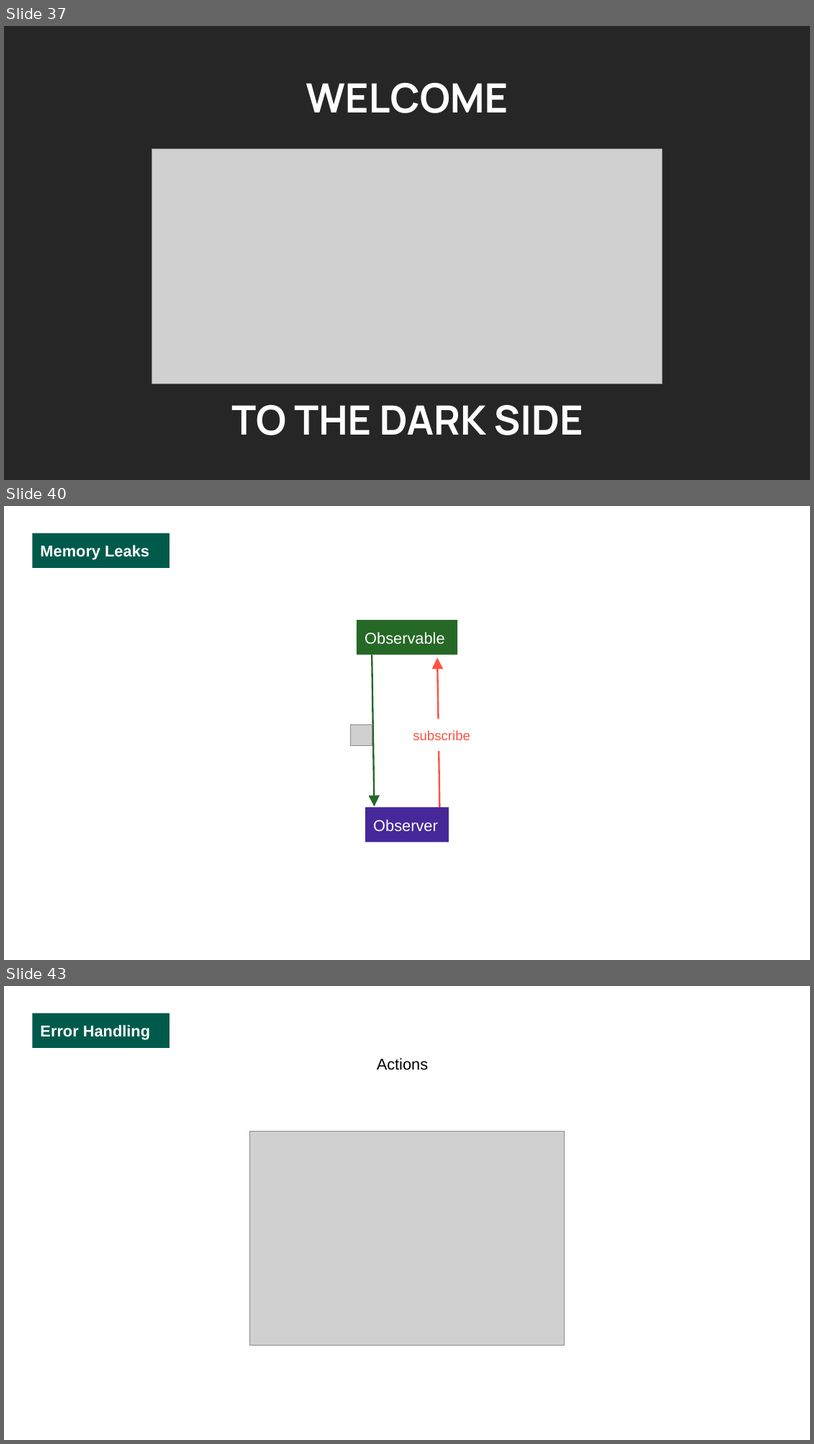
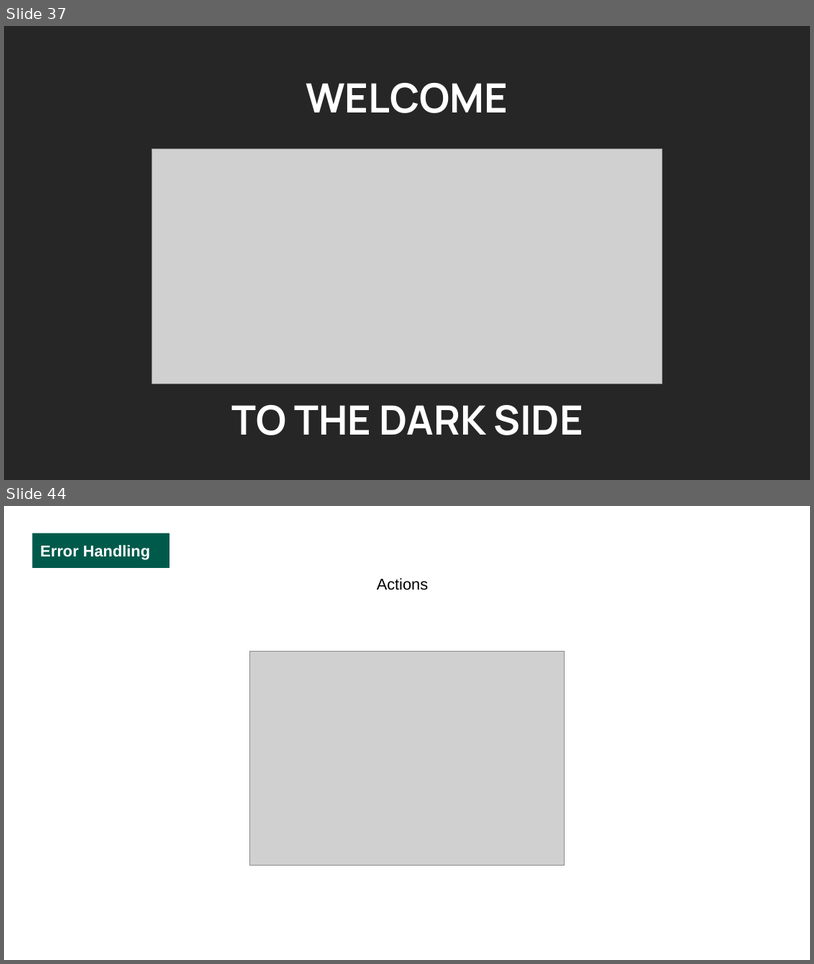
Before and after one commit to luciapayo/DroidconPresentation, a slide deck: Presentation/DroidconRx.potx.pptx. Shown one above the other, each under a label of ours: slides 37, 40 and 43 before the commit, slides 37 and 44 after it; the slides between them are not shown. The pictures are 814x1444 and 814x964 pixels, drawn with LibreOffice and Linux fonts; fonts in the diff are those of the drawing; grey boxes stand for pictures; background and template pictures are left out. Boxes give left, top, right and bottom in pixels: in the first picture for what was removed or moved away, otherwise in the second. Text is boxed around its words. In the diff, an @@ line names an element or a change of style, - is before the commit and + after.

Commit message:
Logs and hot/cold observables

```diff
--- a/Presentation/DroidconRx.potx.pptx
+++ b/Presentation/DroidconRx.potx.pptx
@@ slide 40 removed at bbox=[4, 506, 810, 960], background picture (left out) @@
@@ rectangle removed at bbox=[32, 533, 170, 568] @@
-Memory Leaks
@@ rectangle removed at bbox=[356, 620, 457, 654] @@
-Observable
@@ arrow removed from (372, 654) to (374, 806) @@
@@ arrow removed from (440, 807) to (438, 658) @@
@@ picture removed at bbox=[351, 725, 372, 746] @@
@@ text removed at bbox=[413, 730, 471, 740] @@
-subscribe
@@ rectangle removed at bbox=[365, 807, 449, 842] @@
-Observer
@@ what was slide 43 is now slide 44 @@
```
Also in this commit, not shown: 16 slides changed, 9 slides added, 2 other slides removed, 2 other files.
